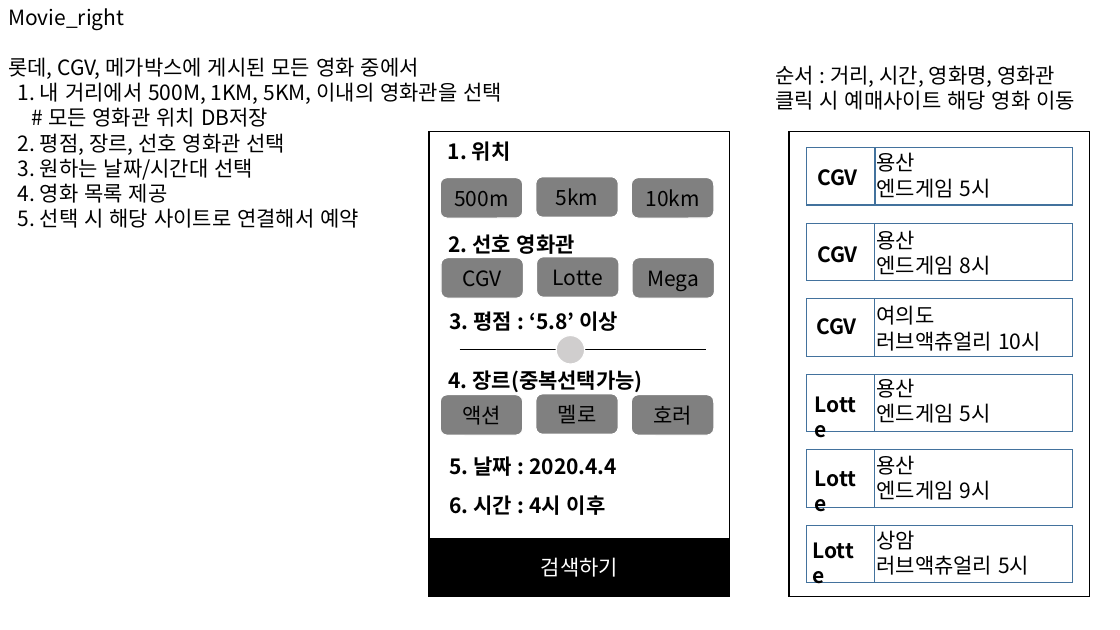
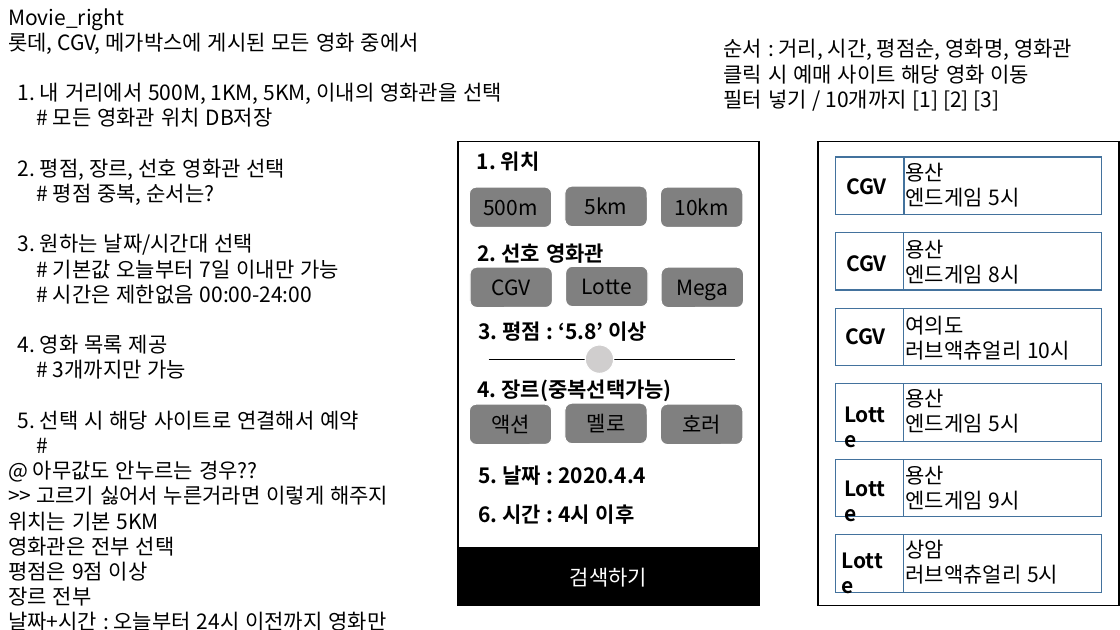
Before and after one commit to yudeen/project, a slide deck: slide 1 of 프로젝트.pptx. Drawn at 1120x630 pixels with LibreOffice and Linux fonts; fonts in the diff are those of the drawing. Boxes give left, top, right and bottom in pixels: in the first picture for what was removed or moved away, otherwise in the second. Text is boxed around its words. In the diff, an @@ line names an element or a change of style, - is before the commit and + after.

```diff
--- a/프로젝트.pptx
+++ b/프로젝트.pptx
@@ text at [724, 38, 1072, 111]: text changed @@
-순서 : 거리, 시간, 영화명, 영화관
-클릭 시 예매사이트 해당 영화 이동
+순서 : 거리, 시간, 평점순, 영화명, 영화관
+클릭 시 예매 사이트 해당 영화 이동
+필터 넣기 / 10개까지 [1] [2] [3]
@@ text at [53, 183, 215, 205]: paragraph added @@
+# 평점 중복, 순서는?
@@ text at [53, 259, 339, 304]: paragraphs added @@
+# 기본값 오늘부터 7일 이내만 가능
+# 시간은 제한없음 00:00-24:00
@@ text at [53, 359, 187, 379]: paragraph added @@
+# 3개까지만 가능
@@ text at [8, 460, 388, 630]: paragraphs added @@
+#
+@ 아무값도 안누르는 경우??
+>> 고르기 싫어서 누른거라면 이렇게 해주지
+위치는 기본 5KM
+영화관은 전부 선택
+평점은 9점 이상
+장르 전부
+날짜+시간 : 오늘부터 24시 이전까지 영화만
@@ 18 texts, 15 rectangles, 9 rounded rectangles, 1 line, 1 ellipse: place and size @@
-18 texts, 15 rectangles, 9 rounded rectangles, 1 line, 1 ellipse at [429, 132, 1090, 597]
+18 texts, 15 rectangles, 9 rounded rectangles, 1 line, 1 ellipse at [458, 141, 1119, 606]
```
Also in this commit, not shown: 1 slide added, 1 slide removed.
